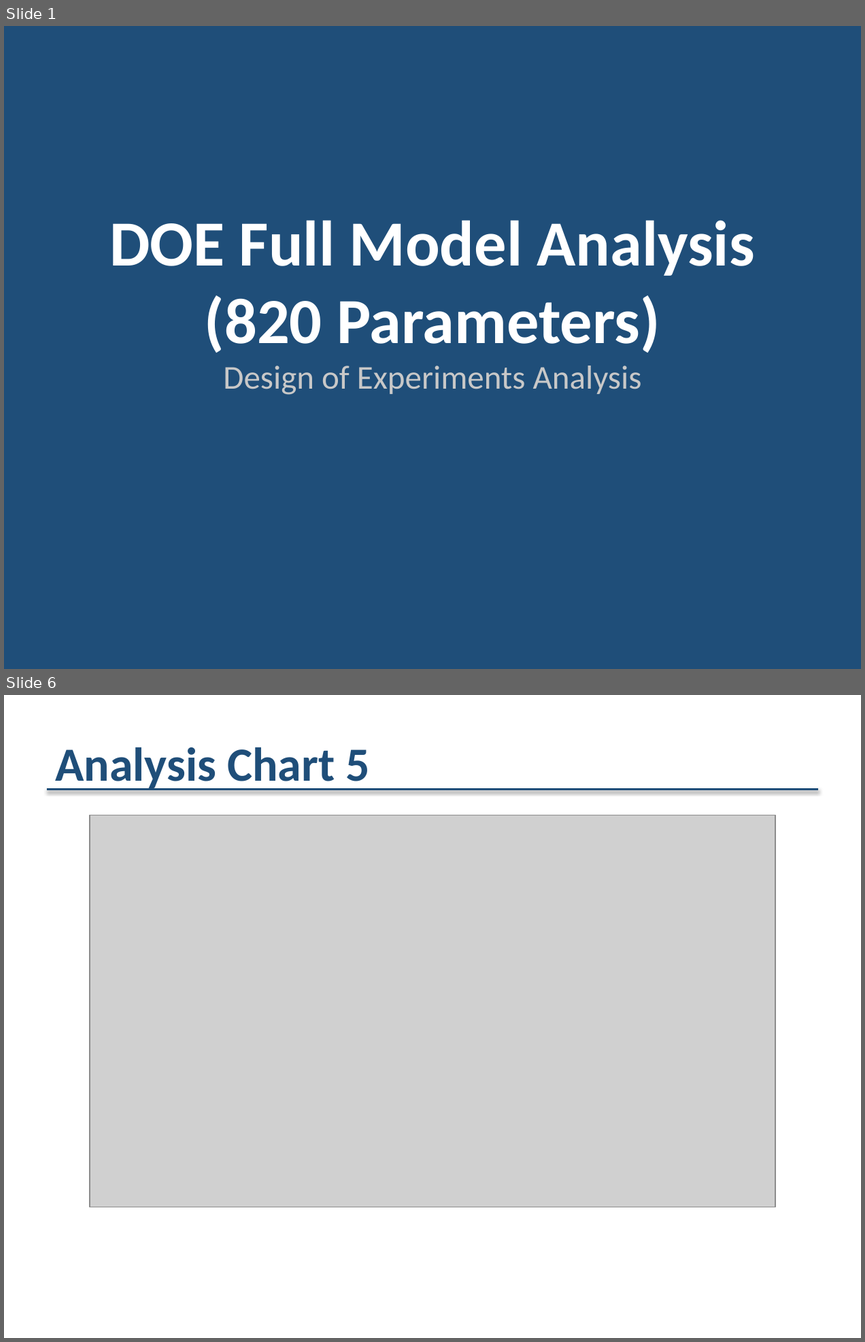
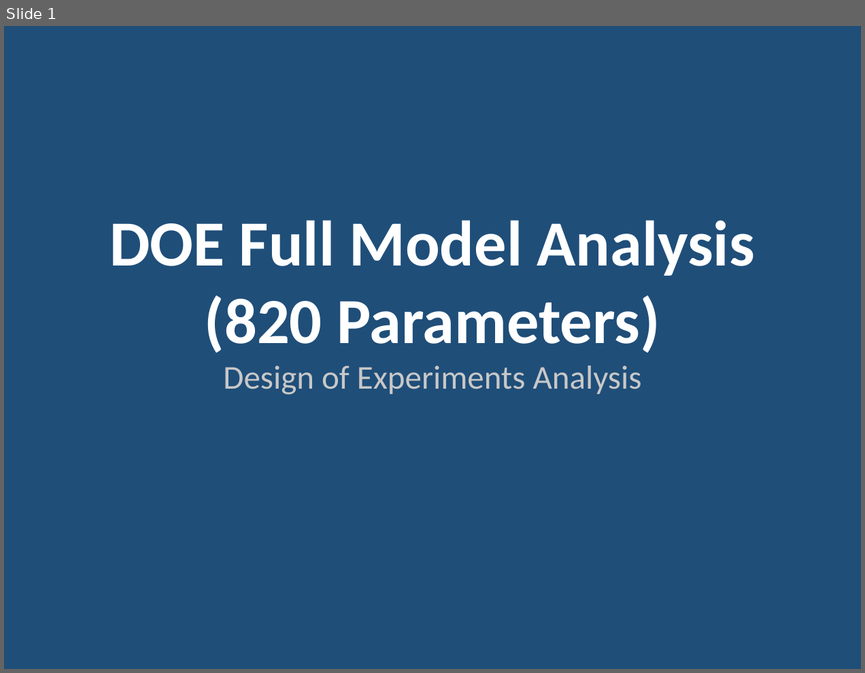
Before and after one commit to VictorBlakeG/doe, a slide deck: outputs/doe_analysis_report.pptx. Shown one above the other, each under a label of ours: slides 1 and 6 before the commit, slide 1 after it; the slides between them are not shown. The pictures are 865x1342 and 865x673 pixels, drawn with LibreOffice and Linux fonts; fonts in the diff are those of the drawing; grey boxes stand for pictures. Boxes give left, top, right and bottom in pixels: in the first picture for what was removed or moved away, otherwise in the second. Text is boxed around its words. In the diff, an @@ line names an element or a change of style, - is before the commit and + after.

```diff
--- a/outputs/doe_analysis_report.pptx
+++ b/outputs/doe_analysis_report.pptx
@@ slide 6 removed at [4, 695, 861, 1338], background #FFFFFF @@
@@ text removed at [55, 747, 369, 792] @@
-Analysis Chart 5
@@ line removed from (47, 790) to (818, 790) @@
@@ picture removed at [90, 815, 775, 1206] @@
```
Also in this commit, not shown: 2 slides changed, 54 slides added, 21 other slides removed, 4 other files.
